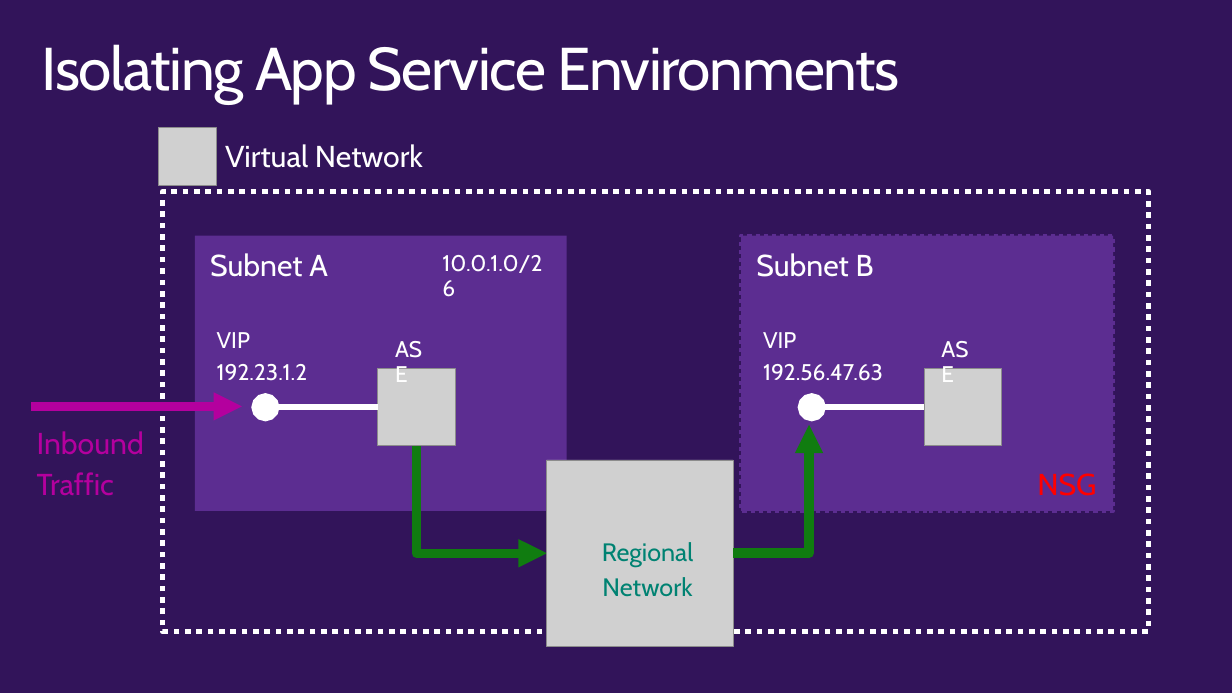
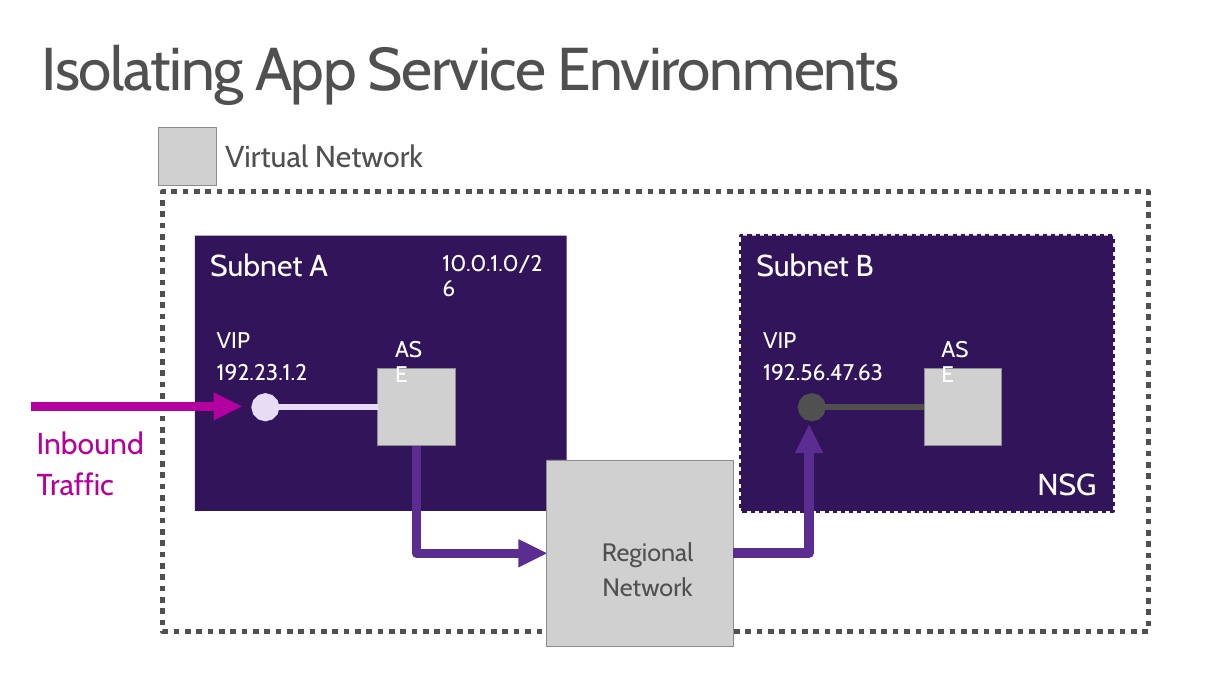
Before and after one commit to wely/DevCamp, a slide deck: slide 16 of Presentation/Module02-ModernCloudApps.pptx. Drawn at 1232x693 pixels with LibreOffice and Linux fonts; fonts in the diff are those of the drawing; grey boxes stand for pictures; background and template pictures are left out. Boxes give left, top, right and bottom in pixels: in the first picture for what was removed or moved away, otherwise in the second. Text is boxed around its words. In the diff, an @@ line names an element or a change of style, - is before the commit and + after.

```diff
--- a/Presentation/Module02-ModernCloudApps.pptx
+++ b/Presentation/Module02-ModernCloudApps.pptx
@@ background #32145A to #FFFFFF @@
@@ title "Isolating App Service Environments" at (x1=42, y1=44, x2=899, y2=103): text colour #FFFFFF to #505050 @@
@@ text "Virtual Network" at (x1=225, y1=144, x2=423, y2=168): text colour #FFFFFF to #505050 @@
@@ rectangle at (x1=163, y1=192, x2=1149, y2=632): outline #FFFFFF 4.5 pt dashed to #505050 4.5 pt dashed @@
@@ rectangle at (x1=195, y1=236, x2=567, y2=511): fill #5C2D91 to #32145A @@
@@ rectangle at (x1=741, y1=236, x2=1113, y2=511): fill #5C2D91 to #32145A; outline #5C2D91 3.25 pt dashed to #32145A 3.25 pt dashed @@
@@ arrow (378, 408) - (265, 408): stroke #FFFFFF 4.5 pt to #E7DCF4 4.5 pt @@
@@ arrow (924, 408) - (812, 408): stroke #FFFFFF 4.5 pt to #505050 4.5 pt @@
@@ elbow arrow (417, 446) - (547, 553): stroke #107C10 7.5 pt to #5C2D91 7.5 pt @@
@@ elbow arrow (733, 553) - (809, 425): stroke #107C10 7.5 pt to #5C2D91 7.5 pt @@
@@ text "NSG" at (x1=1037, y1=473, x2=1096, y2=496): text colour #FF0000 to #FFFFFF @@
@@ text "Regional" at (x1=602, y1=542, x2=693, y2=596): text colour #008272 to #505050 @@
```
Also in this commit, not shown: 8 slides added, 1 slide removed, 6 other files.
